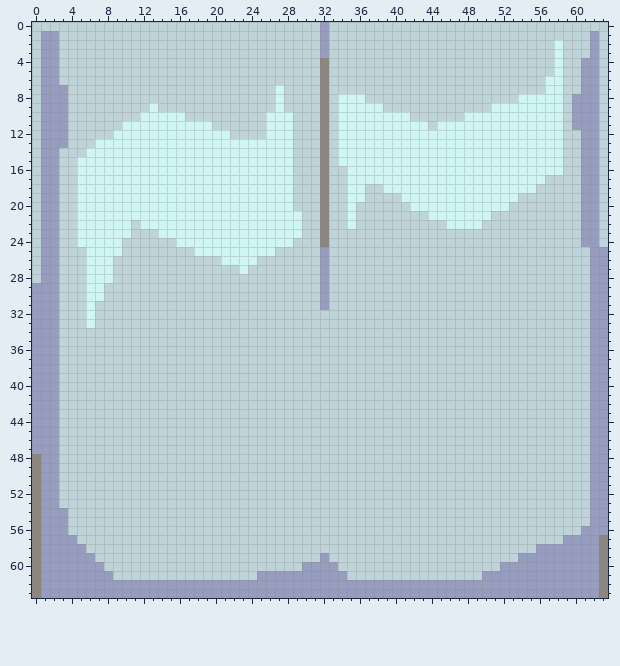
Pixel-art sprite: assets/textures/door1.png. This is how it looked before the edit.
The file is 64x64 pixels.
And afterwards:
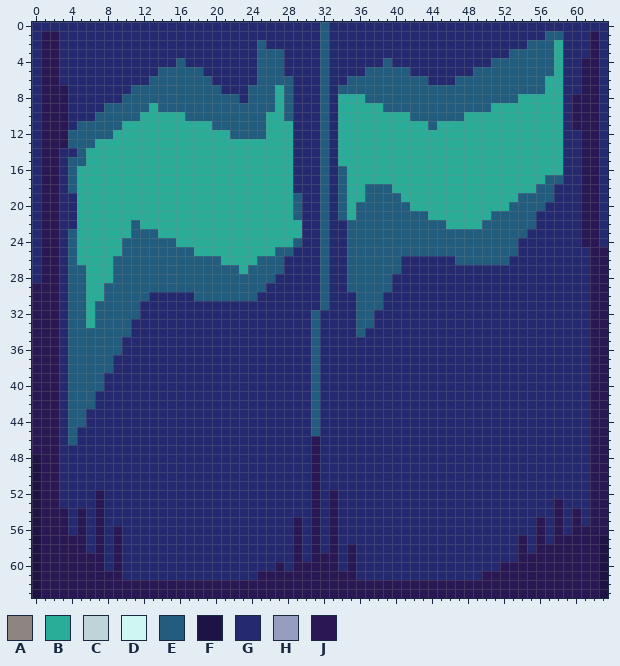
Palette (. is transparent): A #8c867f  B #29ad99  C #bfd4d8  D #d0f6f3  E #225d7f  F #1d1344  G #25296f  H #979dbf  J #291854
Change:
Changed rows in their new state; - is an unchanged pixel.
first column x 0:
 0 GGGGGGGGGGGGGGGGGGGGGGGGGGGGGGGGEGGGGGGGGGGGGGGGGGGGGGGGGGGGGGGG
 1 GJJGGGGGGGGGGGGGGGGGGGGGGGGGGGGGEGGGGGGGGGGGGGGGGGGGGGGGGEEGGGJG
 2 GJJGGGGGGGGGGGGGGGGGGGGGGEGGGGGGEGGGGGGGGGGGGGGGGGGGGGGEEEBGGGJG
 3 GJJGGGGGGGGGGGGGGGGGGGGGGEEEGGGGEGGGGGGGGGGGGGGGGGGGGEEEEEBGGGJG
 4 GJJGGGGGGGGGGGGGEGGGGGGGGEEEGGGGEGGGGGGEGGGGGGGGGGGEEEEEEEBGGJJG
 5 GJJGGGGGGGGGGGEEEEEGGGGGGEEEGGGGEGGGGEEEEEGGGGGGGEEEEEEEEEBGGJJG
 6 GJJGGGGGGGGGGEEEEEEEGGGGGEEEEGGGEGGEEEEEEEEEGGGEEEEEEEEEEBBGGJJG
 7 GJJJGGGGGGGEEEEEEEEEEGGGEEEBEGGGEGEEEEEEEEEEEEEEEEEEEEEEEBBGGJJG
 8 GJJJGGGGGGEEEEEEEEEEEEEGEEEBEGGGEGBBBEEEEEEEEEEEEEEEEEBBBBBGJJJG
 9 GJJJGGGGEEEEEBEEEEEEEEEEEEEBEGGGEGBBBBBEEEEEEEEEEEEBBBBBBBBGJJJG
10 GJJJGGGEEEEEBBBBBEEEEEEEEEBBEGGGEGBBBBBBBBEEEEEEBBBBBBBBBBBGJJJG
11 GJJJGEEEEEBBBBBBBBBBEEEEEEBBBGGGEGBBBBBBBBBBEBBBBBBBBBBBBBBGJJJG
12 GJJJEEEEEBBBBBBBBBBBBBEEEEBBBGGGEGBBBBBBBBBBBBBBBBBBBBBBBBBGGJJG
13 GJJJEEEBBBBBBBBBBBBBBBBBBBBBBGGGEGBBBBBBBBBBBBBBBBBBBBBBBBBGGJJG
14 GJJGGEBBBBBBBBBBBBBBBBBBBBBBBGGGEGBBBBBBBBBBBBBBBBBBBBBBBBBGGJJG
15 GJJGEEBBBBBBBBBBBBBBBBBBBBBBBGGGEGBBBBBBBBBBBBBBBBBBBBBBBBBGGJJG
16 GJJGEBBBBBBBBBBBBBBBBBBBBBBBBGGGEGEBBBBBBBBBBBBBBBBBBBBBBBBGGJJG
17 GJJGEBBBBBBBBBBBBBBBBBBBBBBBBGGGEGEBBBBBBBBBBBBBBBBBBBBBBEEGGJJG
18 GJJGEBBBBBBBBBBBBBBBBBBBBBBBBGGGEGEBBEEEBBBBBBBBBBBBBBBBEEGGGJJG
19 GJJGGBBBBBBBBBBBBBBBBBBBBBBBBEGGEGEBBEEEEBBBBBBBBBBBBBEEEEGGGJJG
20 GJJGGBBBBBBBBBBBBBBBBBBBBBBBBEGGEGEBEEEEEEBBBBBBBBBBBEEEEGGGGJJG
21 GJJGGBBBBBBBBBBBBBBBBBBBBBBBBEGGEGEBEEEEEEEEBBBBBBBEEEEEGGGGGJJG
22 GJJGGBBBBBBEBBBBBBBBBBBBBBBBBBGGEGGEEEEEEEEEEEBBBBEEEEEEGGGGGJJG
23 GJJGEBBBBBBEEEBBBBBBBBBBBBBBBBGGEGGEEEEEEEEEEEEEEEEEEEEGGGGGGJJG
24 GJJGEBBBBBEEEEEEBBBBBBBBBBBBBEGGEGGEEEEEEEEEEEEEEEEEEEGGGGGGGJJG
25 GJJGEBBBBBEEEEEEEEBBBBBBBBBEEGGGEGGEEEEEEEEEEEEEEEEEEEGGGGGGGGJJ
26 GJJGEBBBBEEEEEEEEEEEEBBBBEEEGGGGEGGEEEEEEGGGGGGEEEEEEGGGGGGGGGJJ
27 GJJGEEBBBEEEEEEEEEEEEEEBEEEEGGGGEGGEEEEEEGGGGGGGGGGGGGGGGGGGGGJJ
28 GJJGEEBBBEEEEEEEEEEEEEEEEEEGGGGGEGGEEEEEGGGGGGGGGGGGGGGGGGGGGGJJ
29 JJJGEEBBEEEEEEEEEEEEEEEEEEGGGGGGEGGEEEEEGGGGGGGGGGGGGGGGGGGGGGJJ
30 JJJGEEBBEEEEEGGGGGEEEEEEEGGGGGGGEGGGEEEGGGGGGGGGGGGGGGGGGGGGGGJJ
31 JJJGEEBEEEEEGGGGGGGGGGGGGGGGGGGGEGGGEEEGGGGGGGGGGGGGGGGGGGGGGGJJ
32 JJJGEEBEEEEEGGGGGGGGGGGGGGGGGGGEGGGGEEGGGGGGGGGGGGGGGGGGGGGGGGJJ
33 JJJGEEBEEEEGGGGGGGGGGGGGGGGGGGGEGGGGEEGGGGGGGGGGGGGGGGGGGGGGGGJJ
34 JJJGEEEEEEEGGGGGGGGGGGGGGGGGGGGEGGGGEGGGGGGGGGGGGGGGGGGGGGGGGGJJ
35 JJJGEEEEEEGGGGGGGGGGGGGGGGGGGGGEGGGGGGGGGGGGGGGGGGGGGGGGGGGGGGJJ
36 JJJGEEEEEEGGGGGGGGGGGGGGGGGGGGGEGGGGGGGGGGGGGGGGGGGGGGGGGGGGGGJJ
37 JJJGEEEEEGGGGGGGGGGGGGGGGGGGGGGEGGGGGGGGGGGGGGGGGGGGGGGGGGGGGGJJ
38 JJJGEEEEEGGGGGGGGGGGGGGGGGGGGGGEGGGGGGGGGGGGGGGGGGGGGGGGGGGGGGJJ
39 JJJGEEEEGGGGGGGGGGGGGGGGGGGGGGGEGGGGGGGGGGGGGGGGGGGGGGGGGGGGGGJJ
40 JJJGEEEEGGGGGGGGGGGGGGGGGGGGGGGEGGGGGGGGGGGGGGGGGGGGGGGGGGGGGGJJ
41 JJJGEEEGGGGGGGGGGGGGGGGGGGGGGGGEGGGGGGGGGGGGGGGGGGGGGGGGGGGGGGJJ
42 JJJGEEEGGGGGGGGGGGGGGGGGGGGGGGGEGGGGGGGGGGGGGGGGGGGGGGGGGGGGGGJJ
43 JJJGEEGGGGGGGGGGGGGGGGGGGGGGGGGEGGGGGGGGGGGGGGGGGGGGGGGGGGGGGGJJ
44 JJJGEEGGGGGGGGGGGGGGGGGGGGGGGGGEGGGGGGGGGGGGGGGGGGGGGGGGGGGGGGJJ
45 JJJGEGGGGGGGGGGGGGGGGGGGGGGGGGGEGGGGGGGGGGGGGGGGGGGGGGGGGGGGGGJJ
46 JJJGEGGGGGGGGGGGGGGGGGGGGGGGGGGJGGGGGGGGGGGGGGGGGGGGGGGGGGGGGGJJ
47 JJJGGGGGGGGGGGGGGGGGGGGGGGGGGGGJGGGGGGGGGGGGGGGGGGGGGGGGGGGGGGJJ
48 FJJGGGGGGGGGGGGGGGGGGGGGGGGGGGGJGGGGGGGGGGGGGGGGGGGGGGGGGGGGGGJJ
49 FJJGGGGGGGGGGGGGGGGGGGGGGGGGGGGJGGGGGGGGGGGGGGGGGGGGGGGGGGGGGGJJ
50 FJJGGGGGGGGGGGGGGGGGGGGGGGGGGGGJGGGGGGGGGGGGGGGGGGGGGGGGGGGGGGJJ
51 FJJGGGGGGGGGGGGGGGGGGGGGGGGGGGGJGGGGGGGGGGGGGGGGGGGGGGGGGGGGGGJJ
52 FJJGGGGJGGGGGGGGGGGGGGGGGGGGGGGJGJGGGGGGGGGGGGGGGGGGGGGGGGGGGGJJ
53 FJJGGGGJGGGGGGGGGGGGGGGGGGGGGGGJGJGGGGGGGGGGGGGGGGGGGGGGGGJGGGJJ
54 FJJJGJGJGGGGGGGGGGGGGGGGGGGGGGGJGJGGGGGGGGGGGGGGGGGGGGGGGGJGJGJJ
55 FJJJGJGJGGGGGGGGGGGGGGGGGGGGGJGJGJGGGGGGGGGGGGGGGGGGGGGGJGJGJGJJ
56 FJJJGJGJGJGGGGGGGGGGGGGGGGGGGJGJGJGGGGGGGGGGGGGGGGGGGGGGJGJGJJJJ
57 FJJJJJGJGJGGGGGGGGGGGGGGGGGGGJGJGJGGGGGGGGGGGGGGGGGGGGJGJGJJJJJF
58 FJJJJJGJGJGGGGGGGGGGGGGGGGGGGJGJGJGJGGGGGGGGGGGGGGGGGGJGJJJJJJJF
59 FJJJJJJJGJGGGGGGGGGGGGGGGGGGGJGJJJGJGGGGGGGGGGGGGGGGGGJJJJJJJJJF
60 FJJJJJJJGJGGGGGGGGGGGGGGGGGJGJJJJJGJGGGGGGGGGGGGGGGGJJJJJJJJJJJF
61 FJJJJJJJJJGGGGGGGGGGGGGGGJJJJJJJJJJJGGGGGGGGGGGGGGJJJJJJJJJJJJJF
62 FJJJJJJJJJJJJJJJJJJJJJJJJJJJJJJJJJJJJJJJJJJJJJJJJJJJJJJJJJJJJJJF
63 FJJJJJJJJJJJJJJJJJJJJJJJJJJJJJJJJJJJJJJJJJJJJJJJJJJJJJJJJJJJJJJF
Pixel boxes of the changes (left, top, right, bottom) in both pictures:
changed: (32, 22, 608, 598)
